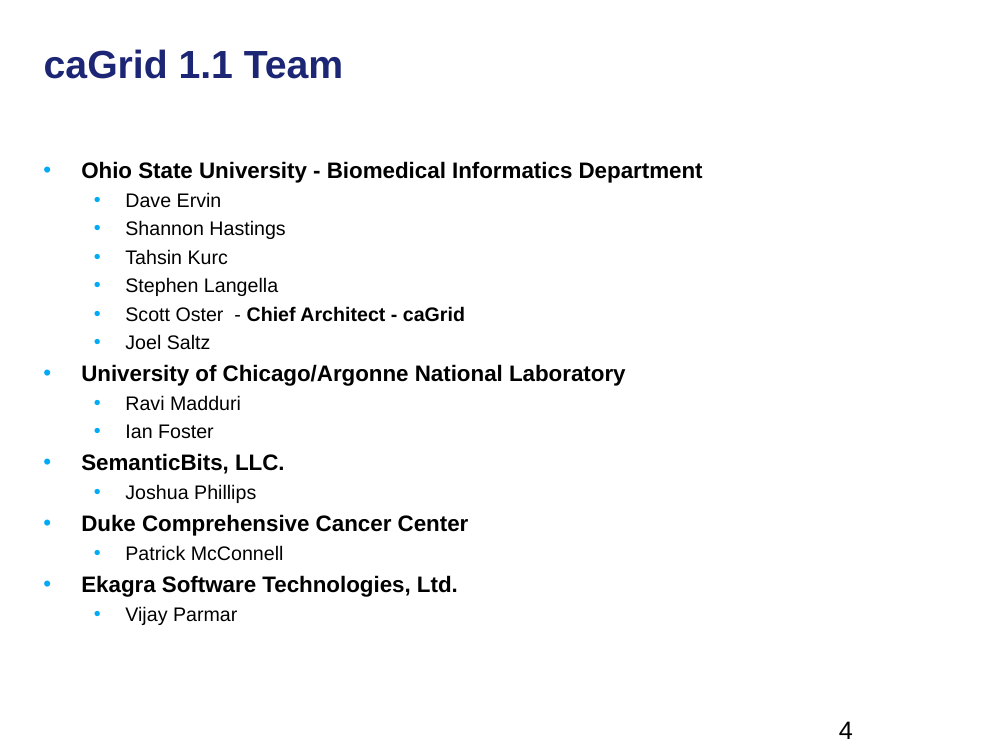
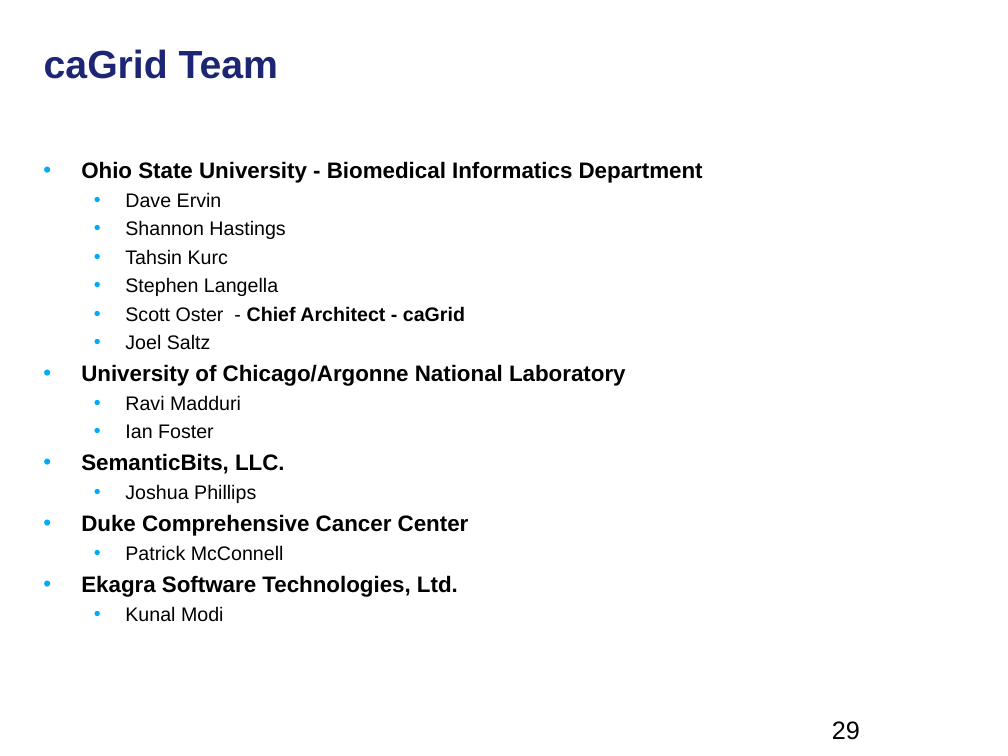
Before and after one commit to NCIP/cagrid-portal, a slide deck: slide 29 of cagrid-1-0/Documentation/presentations/200801_VCDE_ARCH/20080128_30_XCWS_F2F_Day2_caCORE_caGrid.ppt (slide 4 before the commit). Drawn at 1008x756 pixels with LibreOffice and Linux fonts; fonts in the diff are those of the drawing; background and template pictures are left out. Boxes give left, top, right and bottom in pixels: in the first picture for what was removed or moved away, otherwise in the second. Text is boxed around its words. In the diff, an @@ line names an element or a change of style, - is before the commit and + after.

```diff
--- a/cagrid-1-0/Documentation/presentations/200801_VCDE_ARCH/20080128_30_XCWS_F2F_Day2_caCORE_caGrid.ppt
+++ b/cagrid-1-0/Documentation/presentations/200801_VCDE_ARCH/20080128_30_XCWS_F2F_Day2_caCORE_caGrid.ppt
@@ title at bbox=[44, 49, 278, 79]: text changed @@
-caGrid 1.1 Team
+caGrid Team
@@ text at bbox=[125, 606, 224, 622]: text changed @@
-  • Vijay Parmar
+  • Kunal Modi
@@ page number at bbox=[832, 721, 860, 740]: text changed @@
-4
+29
```
Also in this commit, not shown: 2 other slides changed, 25 slides added, 1 slide removed, 1 other file.
